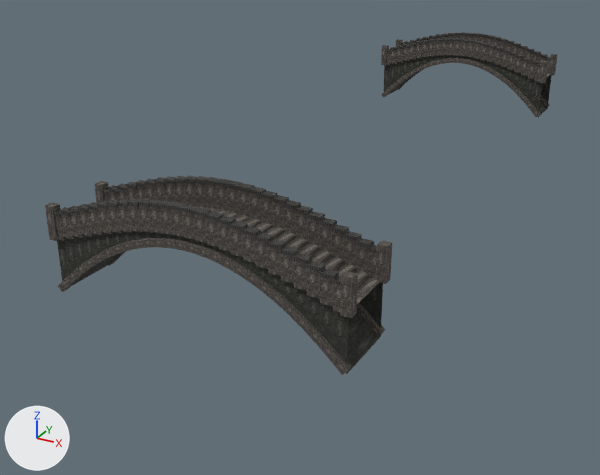
What one commit did to the glTF model art/temple/huxin_canals/canal_bridges.glb.
Camera for both pictures: a 50 mm camera at (12.6, -60.1, 8.4) aimed at (0.1, -37.3, -3.0). Lighting does not change. The marker at lower left points along +X, +Y and +Z. The older version comes first. Vertices at exactly the same position are counted once.

The scene before the commit, as lines of its bpy script (objects in view):
```python
me_canal_bridges0 = bpy.data.meshes.new('canal_bridges0')
me_canal_bridges0.from_pydata(...)  # 2764 vertices, 4188 faces; spans x -2.5..6.5, y -47.0..-23.1, z -1.2..1.9
me_canal_bridges0.materials.append(mat_void_canals___weathered_domestic_surfaces)  # picture img_canal_materials
ob_canal_bridges0 = bpy.data.objects.new('canal_bridges0', me_canal_bridges0)
ob_canal_bridges0.location = (0.0, 0.0, 0.0)
```
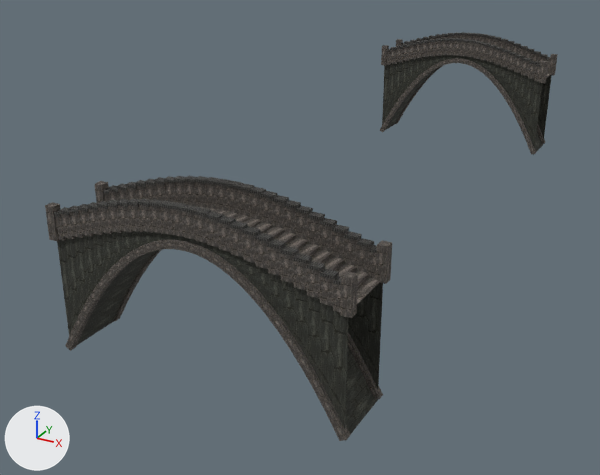
Commit message: better canals

Boxes (x1, y1, x2, y2) around the edits, measured in the pictures (600 x 475 px; the box of a moved part takes in the faces that stretch with it):
'canal_bridges0', reshaped (19% taller)
    before: (45, 32, 558, 375)
    after: (45, 32, 558, 441)
part 1 of me_canal_bridges0, moved or reshaped
    before: (381, 89, 390, 97)
    after: (380, 119, 391, 132)
part 2 of me_canal_bridges0, moved or reshaped
    before: (388, 83, 397, 92)
    after: (386, 109, 397, 121)
part 3 of me_canal_bridges0, moved or reshaped
    before: (394, 78, 403, 86)
    after: (392, 99, 403, 111)
part 4 of me_canal_bridges0, moved or reshaped
    before: (401, 74, 409, 81)
    after: (399, 90, 410, 101)
part 5 of me_canal_bridges0, moved or reshaped
    before: (407, 70, 415, 77)
    after: (406, 83, 416, 93)
part 6 of me_canal_bridges0, moved or reshaped
    before: (413, 66, 421, 73)
    after: (412, 76, 422, 85)
part 7 of me_canal_bridges0, moved or reshaped
    before: (420, 63, 428, 70)
    after: (419, 70, 428, 79)
part 8 of me_canal_bridges0, moved or reshaped
    before: (427, 61, 434, 67)
    after: (426, 66, 435, 74)
part 9 of me_canal_bridges0, moved or reshaped
    before: (433, 60, 441, 65)
    after: (433, 62, 441, 69)
part 10 of me_canal_bridges0, moved or reshaped
    before: (480, 64, 488, 71)
    after: (479, 66, 488, 75)
part 11 of me_canal_bridges0, moved or reshaped
    before: (486, 67, 495, 74)
    after: (485, 71, 494, 80)
part 12 of me_canal_bridges0, moved or reshaped
    before: (492, 71, 501, 78)
    after: (491, 78, 501, 87)
part 13 of me_canal_bridges0, moved or reshaped
    before: (57, 231, 385, 375)
    after: (57, 231, 383, 441)
part 14 of me_canal_bridges0, moved or reshaped
    before: (383, 55, 552, 117)
    after: (382, 55, 552, 155)

Patch to the scene script:
```diff
--- a/art/temple/huxin_canals/canal_bridges.glb.py
+++ b/art/temple/huxin_canals/canal_bridges.glb.py
@@ me_canal_bridges0 @@
 # used by ob_canal_bridges0; location = (0.0, 0.0, 0.0)
-me_canal_bridges0.from_pydata(...)  # 2764 vertices, 4188 faces; spans x -2.5..6.5, y -47.0..-23.1, z -1.2..1.9
+me_canal_bridges0.from_pydata(...)  # 2764 vertices, 4188 faces; spans x -2.5..6.5, y -47.0..-23.1, z -2.9..1.9
+# me_canal_bridges0 part 1: the loose piece of 8 vertices spanning x -2.5..-2.0, y -24.9..-24.7, z -1.2..-0.7 is turned -16.3 degrees about the y axis through its middle and scaled by 1.36, then moved by (0.0, 0.0, -1.6)
+# me_canal_bridges0 part 2: the loose piece of 8 vertices spanning x -2.2..-1.7, y -24.9..-24.7, z -0.9..-0.4 is scaled about its middle by (1.04, 1, 1.64), then moved by (0.0, 0.0, -1.3)
+# me_canal_bridges0 part 3: the loose piece of 8 vertices spanning x -1.9..-1.4, y -24.9..-24.7, z -0.6..-0.2 is turned -17.1 degrees about the y axis through its middle and scaled by 1.29, then moved by (0.0, 0.0, -1.1)
+# me_canal_bridges0 part 4: the loose piece of 8 vertices spanning x -1.6..-1.1, y -24.9..-24.7, z -0.3..0.1 is turned -17.3 degrees about the y axis through its middle and scaled by 1.25, then moved by (0.0, 0.0, -0.9)
+# me_canal_bridges0 part 5: the loose piece of 8 vertices spanning x -1.3..-0.8, y -24.9..-24.7, z -0.1..0.3 is turned -17.3 degrees about the y axis through its middle and scaled by 1.21, then moved by (0.0, 0.0, -0.7)
+# me_canal_bridges0 part 6: the loose piece of 8 vertices spanning x -0.9..-0.6, y -24.9..-24.7, z 0.1..0.5 is moved by (0.0, 0.0, -0.5)
+# me_canal_bridges0 part 7: the loose piece of 8 vertices spanning x -0.6..-0.3, y -24.9..-24.7, z 0.3..0.6 is turned -16.3 degrees about the y axis through its middle and scaled by 1.13, then moved by (0.0, 0.0, -0.4)
+# me_canal_bridges0 part 8: the loose piece of 8 vertices spanning x -0.3..0.0, y -24.9..-24.7, z 0.5..0.8 is moved by (0.0, 0.0, -0.2)
+# me_canal_bridges0 part 9: the loose piece of 8 vertices spanning x 0.0..0.3, y -24.9..-24.7, z 0.6..0.9 is moved by (0.0, 0.0, -0.1)
+# me_canal_bridges0 part 10: the loose piece of 8 vertices spanning x 2.1..2.4, y -24.9..-24.7, z 0.6..0.9 is moved by (0.0, 0.0, -0.1)
+# me_canal_bridges0 part 11: the loose piece of 8 vertices spanning x 2.4..2.7, y -24.9..-24.7, z 0.5..0.8 is moved by (0.0, 0.0, -0.2)
+# me_canal_bridges0 part 12: the loose piece of 8 vertices spanning x 2.7..3.0, y -24.9..-24.7, z 0.3..0.6 is turned 16.3 degrees about the y axis through its middle and scaled by 1.13, then moved by (0.0, 0.0, -0.4)
+# me_canal_bridges0 part 13: 380 of the vertices in x -1.5..6.5, y -47.0..-45.0, z -1.1..1.0 are scaled about their middle by (1, 1, 1.83), then moved by (0.0, 0.0, -0.9)
+# me_canal_bridges0 part 14: 152 of the vertices in x -2.4..4.9, y -24.9..-23.1, z -1.2..0.9 are scaled about their middle by (1, 1, 1.84), then moved by (0.0, 0.0, -0.9)
+# other edits to the shape of me_canal_bridges0 do not show in these pictures
 me_canal_bridges0.materials.append(mat_void_canals___weathered_domestic_surfaces)
```
